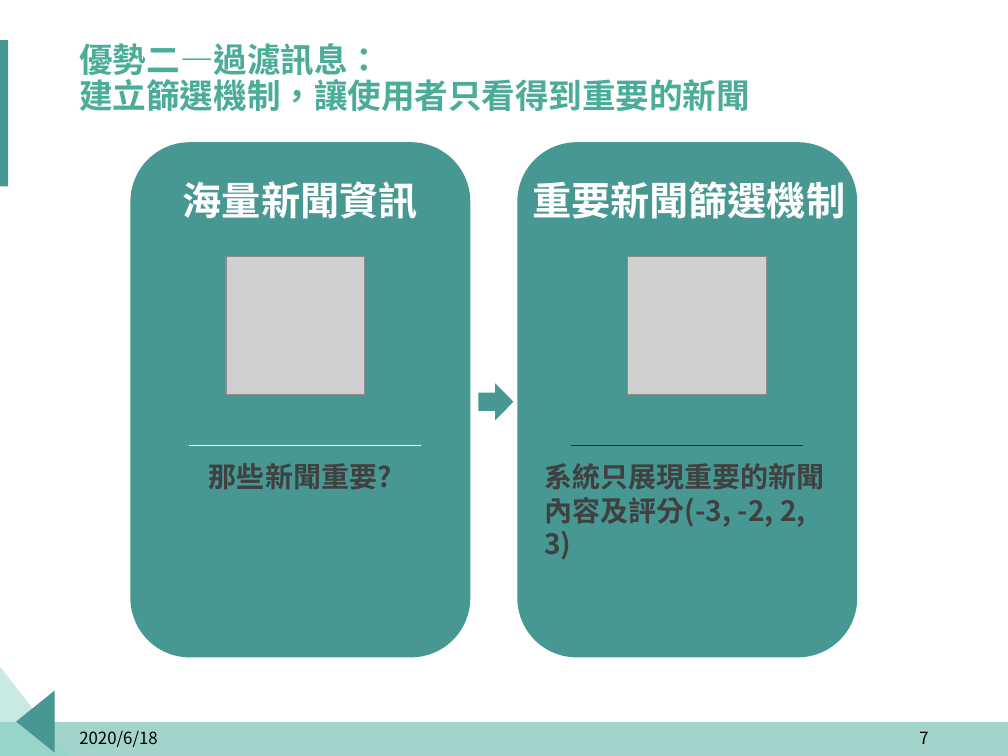
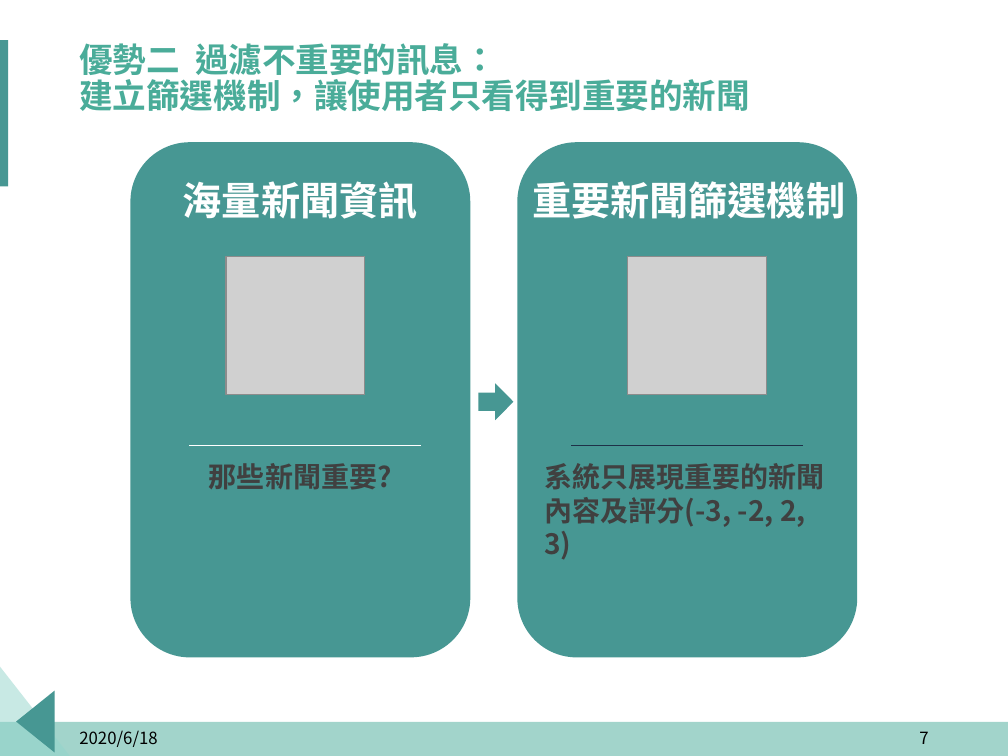
Before and after one commit to p314008dsa/Text-mining, a slide deck: slide 7 of 報告擋/Fintech.pptx. Drawn at 1008x756 pixels with LibreOffice and Linux fonts; fonts in the diff are those of the drawing; grey boxes stand for pictures; background and template pictures are left out. Boxes give left, top, right and bottom in pixels: in the first picture for what was removed or moved away, otherwise in the second. Text is boxed around its words. In the diff, an @@ line names an element or a change of style, - is before the commit and + after.

```diff
--- a/報告擋/Fintech.pptx
+++ b/報告擋/Fintech.pptx
@@ title at box(79, 43, 750, 111): text changed @@
-優勢二—過濾訊息：
-建立篩選機制，讓使用者只看得到重要的新聞
+優勢二 過濾不重要的訊息：
+建立篩選機制，讓使用者只看得到重要的新聞
```
Also in this commit, not shown: 23 other slides changed, 2 other files.
